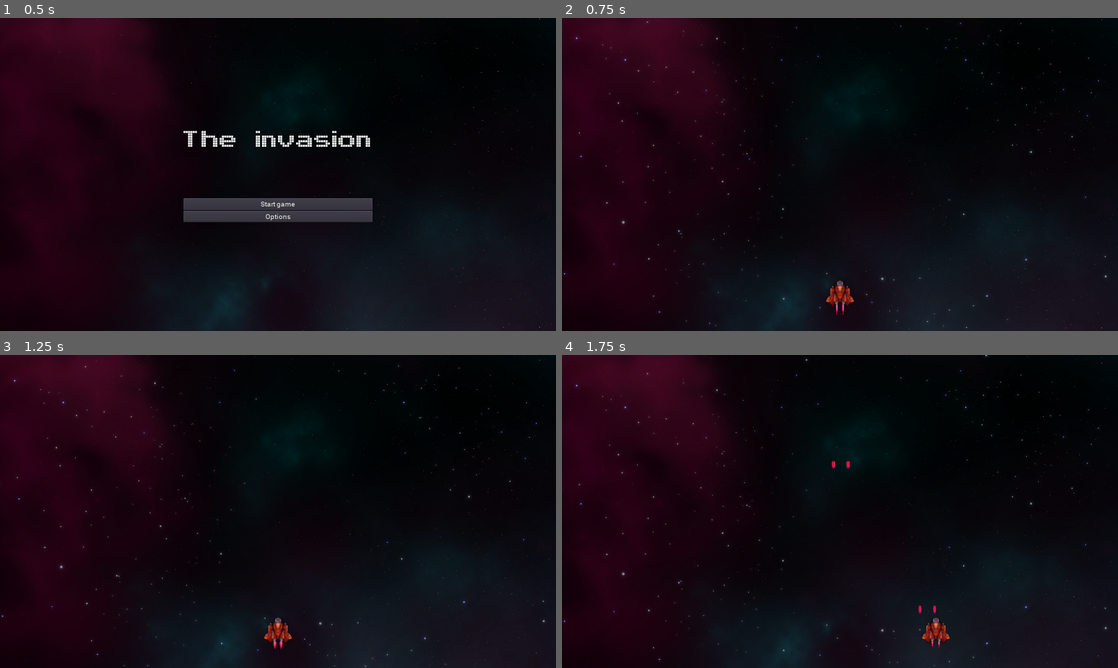
Above: before the commit, frames 1-4 (two rows, left to right).
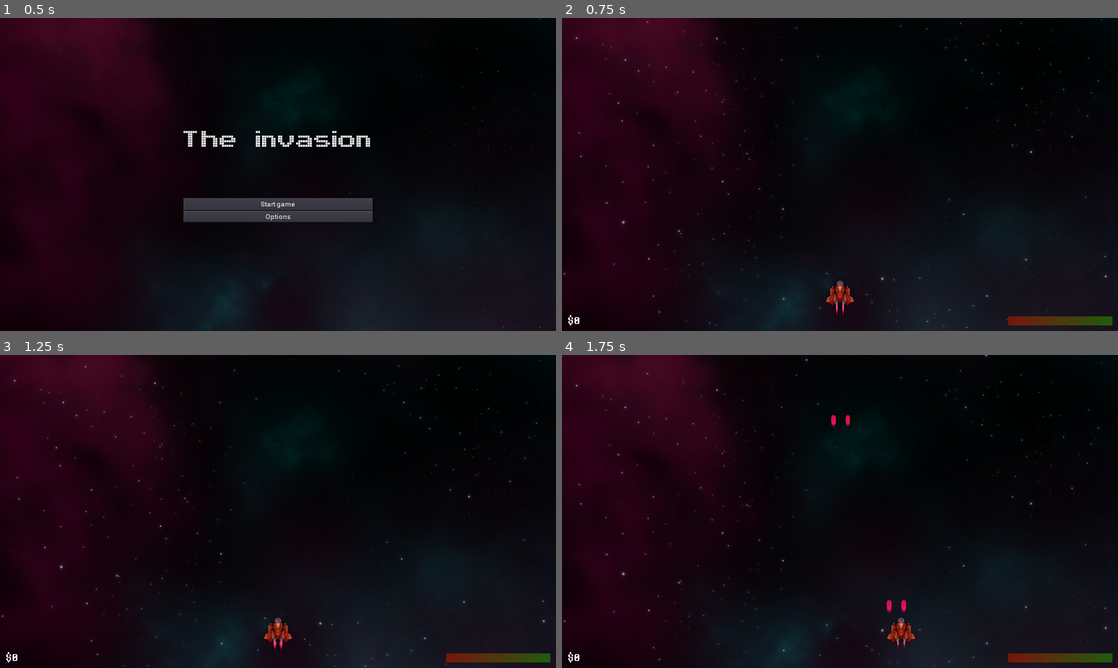
Above: after the commit, the same moments.

Repository: etse/2D-arcade-shooter
Game: Godot game, scene res://screens/MainMenu/MainMenu.tscn
The game is run twice, just before and just after one commit, with the same random seed, the same clock (stepped at 60 frames per second) and the same inputs. Sound files missing from this copy of the repository are replaced by a short silence.
Inputs:
- Up to frame 1 (0.5 s): no input
- Up to frame 2 (0.75 s): click "Start game" at 0.5 s
- Up to frame 3 (1.25 s): no input
- Up to frame 4 (1.75 s): hold Right (move_right) from 1.28 s (still down); hold Space (shoot) from 1.28 s (still down)

Frame 1 is identical in both runs. In frame 2, 0.6% of the frame differs, in the area x 1-99%, y 94-99%; in frame 3, 0.6%; in frame 4, 1.3%, in the area x 1-99%, y 19-99%.

Commit message:
Legger screen-shaking og animasjon på treff

Diff:
--- a/components/Bosses/SimpleBoss/SimpleBoss.gd
+++ b/components/Bosses/SimpleBoss/SimpleBoss.gd
@@ -1,7 +1,8 @@
 extends KinematicBody2D
 
-export var health: float = 300
+export var health: float = 200
 var exploded = false
+var explosionSound = 0
 signal destroyed;
 onready var fireball = preload('res://components/Bullets/FireBall/FireBall.tscn')
 
@@ -11,10 +12,13 @@
 func _process(delta):
 	if health <= 0 and not exploded:
 		$ShootTimer.stop()
-		playExplosion()
+		self.playExplosion()
 
 func playExplosion():
-	exploded = true
+	self.exploded = true
+	Score.add_score(1000)
+	CameraControl.screen_shake(14, 25, 1.2)
+	$CollisionShape2D.disabled = true
 	$Explosion/ExplosionSoundTimer.start()
 	$Explosion/ExplosionAnim.visible = true
 	$Explosion/ExplosionAnim.play()
@@ -22,15 +26,15 @@
 	$Explosion/Tween.start()
 
 func startShooting():
-	$ShootTimer.start()
+	if not self.exploded:
+		$ShootTimer.start()
 
 func _on_ExplosionAnim_animation_finished():
 	$Explosion/ExplosionAnim.visible = false
 
-var explosionSound = 0
 func _on_ExplosionSoundTimer_timeout():
-	explosionSound += 1
-	match explosionSound:
+	self.explosionSound += 1
+	match self.explosionSound:
 		1:
 			$Explosion/ExplosionSound1.play()
 		2:
@@ -43,10 +47,17 @@
 func _on_ExplosionSound3_finished():
 	emit_signal("destroyed")
 
+func on_hit(damage: float):
+	if not exploded:
+		self.health -= damage
+		$AnimationPlayer.play("Hit")
+		CameraControl.screen_shake(2, 12, 0.2)
+
 func createFireball():
 	var bullet = fireball.instance()
 	bullet.friendly = false
 	bullet.speed = Vector2(0, 400)
+	bullet.damage = 20.0
 	return bullet
 
 func _on_ShootTimer_timeout():
--- a/components/Bosses/SimpleBoss/SimpleBoss.tscn
+++ b/components/Bosses/SimpleBoss/SimpleBoss.tscn
@@ -24,6 +24,23 @@
 "speed": 10.0
 } ]
 
+[sub_resource type="Animation" id=3]
+resource_name = "Hit"
+length = 0.1
+step = 0.01
+tracks/0/type = "value"
+tracks/0/path = NodePath("Sprite:modulate")
+tracks/0/interp = 1
+tracks/0/loop_wrap = true
+tracks/0/imported = false
+tracks/0/enabled = true
+tracks/0/keys = {
+"times": PoolRealArray( 0, 0.04, 0.1 ),
+"transitions": PoolRealArray( 1, 1, 1 ),
+"update": 0,
+"values": [ Color( 1, 1, 1, 1 ), Color( 2, 2, 2, 1 ), Color( 1, 1, 1, 1 ) ]
+}
+
 [node name="SimpleBoss" type="KinematicBody2D"]
 script = ExtResource( 1 )
 
@@ -32,11 +49,11 @@
 texture = ExtResource( 2 )
 
 [node name="CollisionShape2D" type="CollisionShape2D" parent="."]
+visible = false
 position = Vector2( 0, -32 )
 shape = SubResource( 1 )
 
 [node name="ShootTimer" type="Timer" parent="."]
-wait_time = 1.2
 
 [node name="LeftGun" type="Position2D" parent="."]
 position = Vector2( -160, 73 )
@@ -68,12 +85,15 @@
 
 [node name="ExplosionAnim" type="AnimatedSprite" parent="Explosion"]
 visible = false
-position = Vector2( 1.52588e-05, -3.8147e-06 )
+position = Vector2( 1.52588e-005, -3.8147e-006 )
 scale = Vector2( 0.775246, 0.642621 )
 frames = SubResource( 2 )
-frame = 1
 
 [node name="Tween" type="Tween" parent="Explosion"]
+
+[node name="AnimationPlayer" type="AnimationPlayer" parent="."]
+anims/Hit = SubResource( 3 )
+
 [connection signal="timeout" from="ShootTimer" to="." method="_on_ShootTimer_timeout"]
 [connection signal="finished" from="Explosion/ExplosionSound3" to="." method="_on_ExplosionSound3_finished"]
 [connection signal="timeout" from="Explosion/ExplosionSoundTimer" to="." method="_on_ExplosionSoundTimer_timeout"]
--- a/components/Bullets/Bullet.tscn
+++ b/components/Bullets/Bullet.tscn
@@ -23,6 +23,7 @@
 gravity = Vector3( 0, 0, 0 )
 initial_velocity = 102.85
 initial_velocity_random = 0.08
+angular_velocity = 3.17891e-006
 orbit_velocity = 0.0
 orbit_velocity_random = 0.0
 damping = 30.0
@@ -49,4 +50,5 @@
 stream = ExtResource( 2 )
 volume_db = -25.0
 bus = "sfx"
+
 [connection signal="timeout" from="Timer" to="." method="_on_Timer_timeout"]
--- a/components/Bullets/FireBall/FireBall.tscn
+++ b/components/Bullets/FireBall/FireBall.tscn
@@ -5,7 +5,7 @@
 
 [sub_resource type="CircleShape2D" id=1]
 
-[node name="FireBall" instance=ExtResource( 1 )]
+[node name="FireBall" index="0" instance=ExtResource( 1 )]
 
 [node name="Sprite" type="Sprite" parent="." index="2"]
 scale = Vector2( 0.55, 0.55 )
--- a/components/Bullets/FireBullet/FireBullet.tscn
+++ b/components/Bullets/FireBullet/FireBullet.tscn
@@ -4,11 +4,12 @@
 [ext_resource path="res://assets/sprites/effects/bullets/bullet_red.png" type="Texture" id=2]
 
 [sub_resource type="RectangleShape2D" id=1]
+extents = Vector2( 10, 15 )
 
 [node name="FireBullet" instance=ExtResource( 1 )]
 
 [node name="Sprite" type="Sprite" parent="." index="2"]
-scale = Vector2( 0.2, 0.2 )
+scale = Vector2( 0.3, 0.3 )
 texture = ExtResource( 2 )
 
 [node name="CollisionShape2D" type="CollisionShape2D" parent="." index="3"]
--- a/components/Bullets/bullet.gd
+++ b/components/Bullets/bullet.gd
@@ -1,7 +1,7 @@
 extends Area2D
 class_name Bullet
 
-export var speed: Vector2 = Vector2(0, -1250)
+export var speed: Vector2 = Vector2(0, -1600)
 export var damage: float = 2
 export var friendly: bool = true
 var destroyed = false
@@ -25,10 +25,11 @@
 
 
 func on_collision(body):
-	body.health -= damage
+	if body.has_method("on_hit"):
+		body.on_hit(damage)
 	destroyed = true
 	$Sprite.visible = false
-	$HitSound.play(0.1)
+	$HitSound.play()
 	speed = Vector2(0, 0)
 	$Timer.start()
 	$Particles.emitting = true
--- /dev/null
+++ b/components/CameraEffects/ScreenShake/ScreenShake.gd
@@ -0,0 +1,50 @@
+extends Node2D
+
+onready var camera = get_parent()
+var amplitude: float = 0
+var duration: float = 0.2
+var frequency: float = 16
+
+func start_shake(amplitude: float = 16, frequency: float = 16, duration: float = 0.2):
+	if amplitude >= self.amplitude:
+		end_shake()
+		self.amplitude = amplitude
+		self.duration = duration
+		self.frequency = frequency
+		$EndShakeTimer.wait_time = duration
+		$ShakeTimer.wait_time = 1 / float(frequency)
+		$EndShakeTimer.start()
+		$ShakeTimer.start()
+		_new_shake()
+
+func end_shake():
+	$EndShakeTimer.stop()
+	$ShakeTimer.stop()
+	_reset()
+
+func _reset():
+	self.amplitude = 0
+	self.duration = 0.2
+	self.frequency = 16
+	$ShakeTween.interpolate_property(camera, "offset", camera.offset, Vector2(), $ShakeTimer.wait_time, Tween.TRANS_SINE, Tween.EASE_IN_OUT)
+	$ShakeTween.start()
+	$ShakeTween.interpolate_property(camera, "rotation_degrees", camera.rotation_degrees, 0, $ShakeTimer.wait_time, Tween.TRANS_SINE, Tween.EASE_IN_OUT)
+	$ShakeTween.start()
+
+func _new_shake():
+	var trans_shake = Vector2()
+	trans_shake.x = rand_range(-self.amplitude, self.amplitude)
+	trans_shake.y = rand_range(-self.amplitude, self.amplitude)
+	var shake_limit = min(self.amplitude / 10.0, 0.7)
+	var shake_rotation = rand_range(-shake_limit, shake_limit)
+
+	$ShakeTween.interpolate_property(camera, "offset", camera.offset, trans_shake, $ShakeTimer.wait_time, Tween.TRANS_SINE, Tween.EASE_IN_OUT)
+	$ShakeTween.start()
+	$ShakeTween.interpolate_property(camera, "rotation_degrees", camera.rotation_degrees, shake_rotation, $ShakeTimer.wait_time, Tween.TRANS_SINE, Tween.EASE_IN_OUT)
+	$ShakeTween.start()
+
+func _on_EndShakeTimer_timeout():
+	end_shake()
+
+func _on_ShakeTimer_timeout():
+	_new_shake()
--- /dev/null
+++ b/components/CameraEffects/ScreenShake/ScreenShake.tscn
@@ -0,0 +1,16 @@
+[gd_scene load_steps=2 format=2]
+
+[ext_resource path="res://components/CameraEffects/ScreenShake/ScreenShake.gd" type="Script" id=1]
+
+[node name="ScreenShake" type="Node2D"]
+script = ExtResource( 1 )
+
+[node name="ShakeTween" type="Tween" parent="."]
+
+[node name="ShakeTimer" type="Timer" parent="."]
+
+[node name="EndShakeTimer" type="Timer" parent="."]
+one_shot = true
+
+[connection signal="timeout" from="ShakeTimer" to="." method="_on_ShakeTimer_timeout"]
+[connection signal="timeout" from="EndShakeTimer" to="." method="_on_EndShakeTimer_timeout"]
--- a/components/Enemies/BasicEnemy/BasicEnemy.gd
+++ b/components/Enemies/BasicEnemy/BasicEnemy.gd
@@ -2,18 +2,29 @@
 class_name BasicEnemy
 
 export var health: float = 6
+export var points = 10
 
 func _ready():
 	add_to_group("enemies")
 
 func _process(delta):
 	if health <= 0 and not $CollisionShape2D.disabled:
-		$CollisionShape2D.disabled = true
-		$Explosion.visible = true
-		$ExplosionSound.play()
-		$Explosion.play()
-		$Tween.interpolate_property($Sprite, "modulate", Color(1, 1, 1, 1), Color(1, 1, 1, 0), 0.5, Tween.TRANS_LINEAR, Tween.EASE_IN_OUT)
-		$Tween.start()
+		self.on_destroyed()
+
+func on_destroyed():
+	$CollisionShape2D.disabled = true
+	$Explosion.visible = true
+	$ExplosionSound.play()
+	$Explosion.play()
+	$Tween.interpolate_property($Sprite, "modulate", Color(1, 1, 1, 1), Color(1, 1, 1, 0), 0.3, Tween.TRANS_LINEAR, Tween.EASE_IN_OUT)
+	$Tween.start()
+	CameraControl.screen_shake(3, 20, 0.3)
+	Score.add_score(self.points)
+
+func on_hit(damage: float):
+	health -= damage
+	$AnimationPlayer.play("Hit")
+	CameraControl.screen_shake(3, 20, 0.07)
 
 func _on_ExplosionSound_finished():
 	queue_free()
--- a/components/Enemies/BasicEnemy/BasicEnemy.tscn
+++ b/components/Enemies/BasicEnemy/BasicEnemy.tscn
@@ -20,8 +20,25 @@
 "frames": [ ExtResource( 3 ), ExtResource( 4 ), ExtResource( 5 ), ExtResource( 6 ), ExtResource( 7 ), ExtResource( 8 ), ExtResource( 9 ) ],
 "loop": false,
 "name": "default",
-"speed": 10.0
+"speed": 20.0
 } ]
+
+[sub_resource type="Animation" id=3]
+resource_name = "Hit"
+length = 0.1
+step = 0.01
+tracks/0/type = "value"
+tracks/0/path = NodePath("Sprite:modulate")
+tracks/0/interp = 1
+tracks/0/loop_wrap = true
+tracks/0/imported = false
+tracks/0/enabled = true
+tracks/0/keys = {
+"times": PoolRealArray( 0, 0.03, 0.09 ),
+"transitions": PoolRealArray( 1, 1, 1 ),
+"update": 0,
+"values": [ Color( 1, 1, 1, 1 ), Color( 5, 5, 5, 1 ), Color( 1, 1, 1, 1 ) ]
+}
 
 [node name="BasicEnemy" type="KinematicBody2D"]
 script = ExtResource( 1 )
@@ -43,5 +60,9 @@
 volume_db = -30.0
 
 [node name="Tween" type="Tween" parent="."]
+
+[node name="AnimationPlayer" type="AnimationPlayer" parent="."]
+anims/Hit = SubResource( 3 )
+
 [connection signal="animation_finished" from="Explosion" to="." method="_on_Explosion_animation_finished"]
 [connection signal="finished" from="ExplosionSound" to="." method="_on_ExplosionSound_finished"]
--- /dev/null
+++ b/components/HUD/HUD.gd
@@ -0,0 +1,12 @@
+extends CanvasLayer
+
+func _process(delta):
+	$ScoreLabel.text = "$%s" % Score.score
+
+func set_max_health(health: float):
+	$HealthBar.max_value = health
+
+func update_health(health: float):
+	$HealthTween.stop_all()
+	$HealthTween.interpolate_property($HealthBar, "value", $HealthBar.value, health, 0.3, Tween.TRANS_LINEAR, Tween.EASE_OUT)
+	$HealthTween.start()
--- /dev/null
+++ b/components/HUD/HUD.tscn
@@ -0,0 +1,37 @@
+[gd_scene load_steps=6 format=2]
+
+[ext_resource path="res://components/HUD/HUD.gd" type="Script" id=1]
+[ext_resource path="res://assets/fonts/8bitOperatorPlus-Bold.ttf" type="DynamicFontData" id=2]
+
+[sub_resource type="DynamicFont" id=1]
+size = 32
+font_data = ExtResource( 2 )
+
+[sub_resource type="Gradient" id=2]
+colors = PoolColorArray( 0.733333, 0.0862745, 0, 0.588235, 0.152941, 0.576471, 0, 0.588235 )
+
+[sub_resource type="GradientTexture" id=3]
+gradient = SubResource( 2 )
+
+[node name="HUD" type="CanvasLayer"]
+script = ExtResource( 1 )
+
+[node name="ScoreLabel" type="Label" parent="."]
+margin_left = 20.0
+margin_top = 1020.0
+margin_right = 138.0
+margin_bottom = 1063.0
+custom_fonts/font = SubResource( 1 )
+text = "Score: 0"
+
+[node name="HealthBar" type="TextureProgress" parent="."]
+margin_left = 1540.0
+margin_top = 1030.0
+margin_right = 1900.0
+margin_bottom = 1060.0
+step = 0.01
+value = 100.0
+texture_progress = SubResource( 3 )
+nine_patch_stretch = true
+
+[node name="HealthTween" type="Tween" parent="."]
--- a/components/Player/Player.gd
+++ b/components/Player/Player.gd
@@ -1,24 +1,33 @@
 extends KinematicBody2D
 
 var fireBullet = preload("res://components/Bullets/FireBullet/FireBullet.tscn")
-const acceleration_force = 9000
+const acceleration_force = 7000
 const dampening = 10
-const max_speed = 2700
+const max_speed = 1000
+const max_speed_shooting = 500
 var velocity = Vector2(0, 0)
-var acceleration = Vector2(0,0 );
+var acceleration = Vector2(0,0);
 var gun_cooldown = 0
+var max_health = 100
 var health = 100
+var health_regen = 3.5
+
+signal max_health_changes
+signal health_changed
 
 func _ready():
 	$Exhaust1.play();
 	$Exhaust2.play();
 
 func _physics_process(delta: float):
-	velocity = velocity - (velocity * dampening * delta)
+	if acceleration.length() > 0:
+		velocity = velocity + (acceleration * delta)
+	else:
+		velocity = velocity - (velocity * dampening * delta)
 
-	velocity = velocity + (acceleration * delta)
-	if velocity.length() > max_speed:
-		velocity = velocity.normalized() * max_speed
+	var velocity_max = max_speed_shooting if Input.is_action_pressed("shoot") else max_speed
+	if velocity.length() > velocity_max:
+		velocity = velocity.normalized() * velocity_max
 	velocity = move_and_slide(velocity)
 
 	handle_shooting(delta)
@@ -39,6 +48,9 @@
 		$Bullets.add_child(bulletRight)
 		$BulletSound.play()
 		gun_cooldown = 0.4
+
+func on_hit(damage: float):
+	health -= damage
 
 func handle_movement(event: InputEvent):
 	if event.is_action("move_left"):
@@ -62,3 +74,16 @@
 			acceleration.y = acceleration_force
 		elif acceleration.y > 0:
 			acceleration.y = 0;
+
+func _update_health(health_change: float):
+	if self.health < self.max_health:
+		if self.health + health_change >= self.max_health:
+			self.health = self.max_health
+		else:
+			self.health = self.health + health_change
+		emit_signal("health_changed", self.health)
+
+
+func _on_HealthRegenTimer_timeout():
+	var regen = self.health_regen / 10.0 if Input.is_action_pressed("shoot") else self.health_regen
+	self._update_health(regen * $HealthRegenTimer.wait_time)
--- a/components/Player/Player.tscn
+++ b/components/Player/Player.tscn
@@ -58,3 +58,9 @@
 [node name="BulletSound" type="AudioStreamPlayer" parent="."]
 stream = ExtResource( 13 )
 volume_db = -25.0
+
+[node name="HealthRegenTimer" type="Timer" parent="."]
+wait_time = 0.02
+autostart = true
+
+[connection signal="timeout" from="HealthRegenTimer" to="." method="_on_HealthRegenTimer_timeout"]
--- /dev/null
+++ b/components/Singletons/Camera_control.gd
@@ -0,0 +1,6 @@
+extends Node
+
+signal screenshake
+
+func screen_shake(amplitude: float = 16, frequency: float = 16, duration: float = 0.2):
+	emit_signal("screenshake", amplitude, frequency, duration)
--- /dev/null
+++ b/components/Singletons/Score.gd
@@ -0,0 +1,8 @@
+extends Node
+
+signal score_changed
+export var score = 0
+
+func add_score(points: float):
+	score = score + points
+	emit_signal("score_changed", score)
--- a/project.godot
+++ b/project.godot
@@ -29,6 +29,11 @@
 config/name="The invasion"
 run/main_scene="res://screens/MainMenu/MainMenu.tscn"
 config/icon="res://icon.png"
+
+[autoload]
+
+Score="*res://components/Singletons/Score.gd"
+CameraControl="*res://components/Singletons/Camera_control.gd"
 
 [display]
 
@@ -104,4 +109,5 @@
 quality/filters/anisotropic_filter_level=1
 vram_compression/import_etc=true
 vram_compression/import_etc2=false
+environment/default_clear_color=Color( 0, 0, 0, 1 )
 environment/default_environment="res://default_env.tres"
--- /dev/null
+++ b/screens/Level/Level.gd
@@ -0,0 +1,11 @@
+extends Node
+
+func _ready():
+	CameraControl.connect("screenshake", self, "_on_screen_shake")
+	$HUD.set_max_health($Player.max_health)
+
+func _on_screen_shake(amplitude, frequency, duration):
+	$Camera/ScreenShake.start_shake(amplitude, frequency, duration)
+
+func _on_Player_health_changed(health: float):
+	$HUD.update_health(health)
--- a/screens/Level/Level.tscn
+++ b/screens/Level/Level.tscn
@@ -1,7 +1,10 @@
-[gd_scene load_steps=5 format=2]
+[gd_scene load_steps=8 format=2]
 
-[ext_resource path="res://screens/Level/levels/Level1/Level1.tscn" type="PackedScene" id=1]
-[ext_resource path="res://components/Player/Player.tscn" type="PackedScene" id=2]
+[ext_resource path="res://screens/Level/Level.gd" type="Script" id=1]
+[ext_resource path="res://components/HUD/HUD.tscn" type="PackedScene" id=2]
+[ext_resource path="res://screens/Level/levels/Level1/Level1.tscn" type="PackedScene" id=3]
+[ext_resource path="res://components/Player/Player.tscn" type="PackedScene" id=4]
+[ext_resource path="res://components/CameraEffects/ScreenShake/ScreenShake.tscn" type="PackedScene" id=5]
 
 [sub_resource type="RectangleShape2D" id=1]
 extents = Vector2( 980, 10 )
@@ -10,8 +13,10 @@
 extents = Vector2( 10, 540 )
 
 [node name="Level" type="Node"]
+script = ExtResource( 1 )
 
 [node name="WorldBounds" type="StaticBody2D" parent="."]
+editor/display_folded = true
 position = Vector2( 620, -10 )
 __meta__ = {
 "_edit_group_": true,
@@ -34,7 +39,21 @@
 position = Vector2( 1310, 550 )
 shape = SubResource( 2 )
 
-[node name="Level1" parent="." instance=ExtResource( 1 )]
+[node name="HUD" parent="." instance=ExtResource( 2 )]
 
-[node name="Player" parent="." instance=ExtResource( 2 )]
+[node name="Level1" parent="." instance=ExtResource( 3 )]
+
+[node name="Player" parent="." instance=ExtResource( 4 )]
 position = Vector2( 960, 950 )
+
+[node name="Camera" type="Camera2D" parent="."]
+position = Vector2( 960, 540 )
+rotating = true
+current = true
+__meta__ = {
+"_edit_group_": true
+}
+
+[node name="ScreenShake" parent="Camera" instance=ExtResource( 5 )]
+
+[connection signal="health_changed" from="Player" to="." method="_on_Player_health_changed"]
--- a/screens/Level/levels/Level1/Level1.tscn
+++ b/screens/Level/levels/Level1/Level1.tscn
@@ -26,7 +26,6 @@
 script = ExtResource( 1 )
 
 [node name="Background" type="Node" parent="."]
-editor/display_folded = true
 
 [node name="Nebula" parent="Background" instance=ExtResource( 2 )]
 texture = ExtResource( 3 )
@@ -136,6 +135,7 @@
 
 [node name="Right" type="Position2D" parent="Waves/BossBattle/Points"]
 position = Vector2( 1720, 180 )
+
 [connection signal="timeout" from="Waves/Wait/Timer" to="Waves/Wait" method="_on_Timer_timeout"]
 [connection signal="tween_completed" from="Waves/SimpleFighters/tween" to="Waves/SimpleFighters" method="_on_tween_tween_completed"]
 [connection signal="timeout" from="Waves/SimpleFighters/Timer" to="Waves/SimpleFighters" method="_on_Timer_timeout"]
--- a/screens/MainMenu/MainMenu.tscn
+++ b/screens/MainMenu/MainMenu.tscn
@@ -158,6 +158,7 @@
 volume_db = -20.0
 autoplay = true
 bus = "music"
+
 [connection signal="pressed" from="MenuContainer/Control/StartGameButton" to="." method="_on_StartGameButton_pressed"]
 [connection signal="pressed" from="MenuContainer/Control/OptionsButton" to="." method="_on_OptionsButton_pressed"]
 [connection signal="about_to_show" from="MenuContainer/OptionsPanel" to="." method="_on_OptionsPanel_about_to_show"]
Not shown: 1 places in components/Bosses/SimpleBoss/SimpleBoss.tscn that only renumber resources
Not shown: 1 places in components/Enemies/BasicEnemy/BasicEnemy.tscn that only renumber resources
